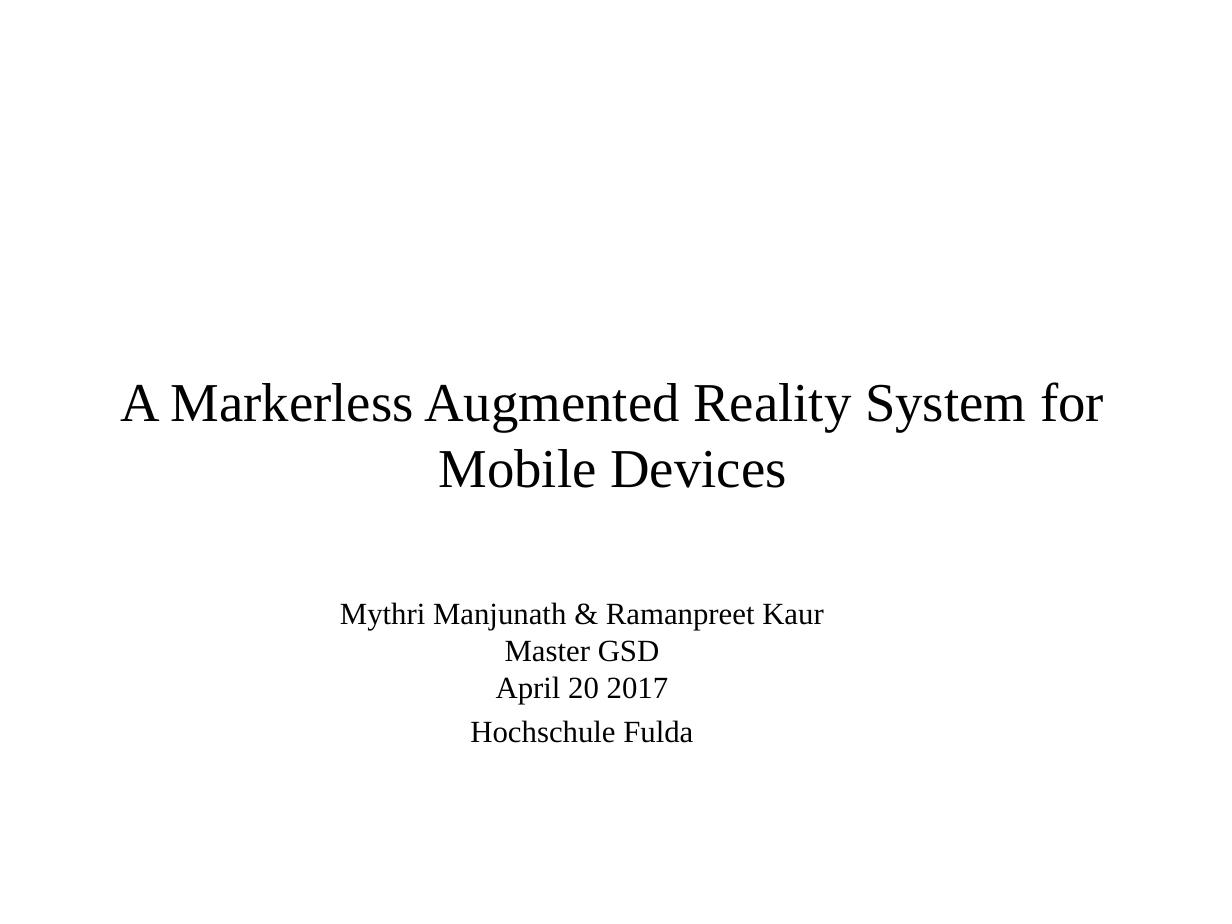
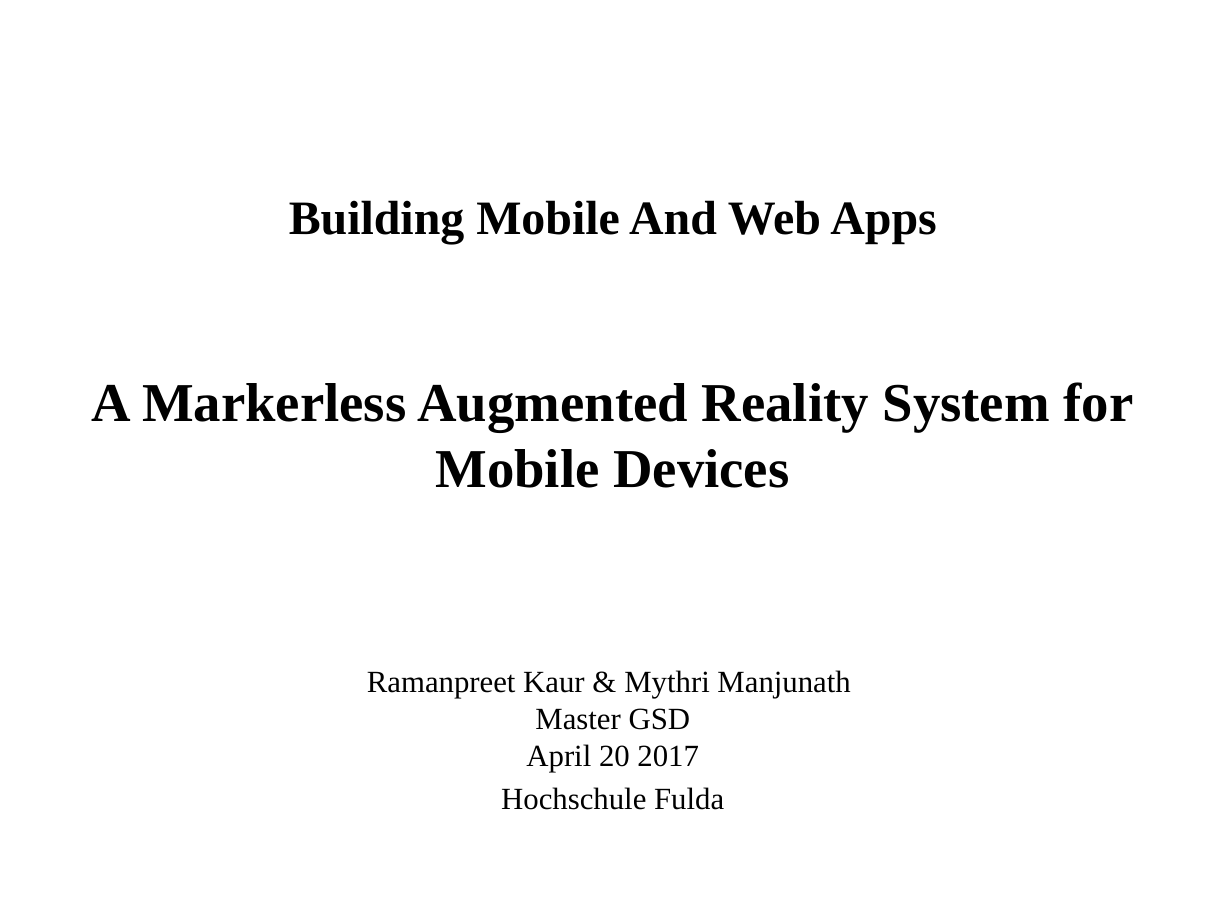
Before and after one commit to MythriManjunath/MarkerlessAR, a slide deck: slide 1 of docs/MarkerlessAR_FinalDemo.pptx. Drawn at 1232x924 pixels with LibreOffice and Linux fonts; fonts in the diff are those of the drawing; background and template pictures are left out. Boxes give left, top, right and bottom in pixels: in the first picture for what was removed or moved away, otherwise in the second. Text is boxed around its words. In the diff, an @@ line names an element or a change of style, - is before the commit and + after.

Commit message:
Markerless AR presentation

```diff
--- a/docs/MarkerlessAR_FinalDemo.pptx
+++ b/docs/MarkerlessAR_FinalDemo.pptx
@@ text added at (289, 200, 936, 244), 28 pt, text #000000, bold @@
+Building Mobile And Web Apps
@@ title "A Markerless Augmented Reality System ..." at (92, 382, 1133, 488): bold on @@
@@ text "Ramanpreet Kaur & Mythri Manjunath": place and size @@
-text "Ramanpreet Kaur & Mythri Manjunath" at (340, 602, 824, 743)
+text "Ramanpreet Kaur & Mythri Manjunath" at (367, 670, 850, 810)
@@ text at (367, 670, 850, 698): text changed @@
-Mythri Manjunath & Ramanpreet Kaur
+Ramanpreet Kaur & Mythri Manjunath
```
Also in this commit, not shown: 7 other slides changed, 1 slide added.
